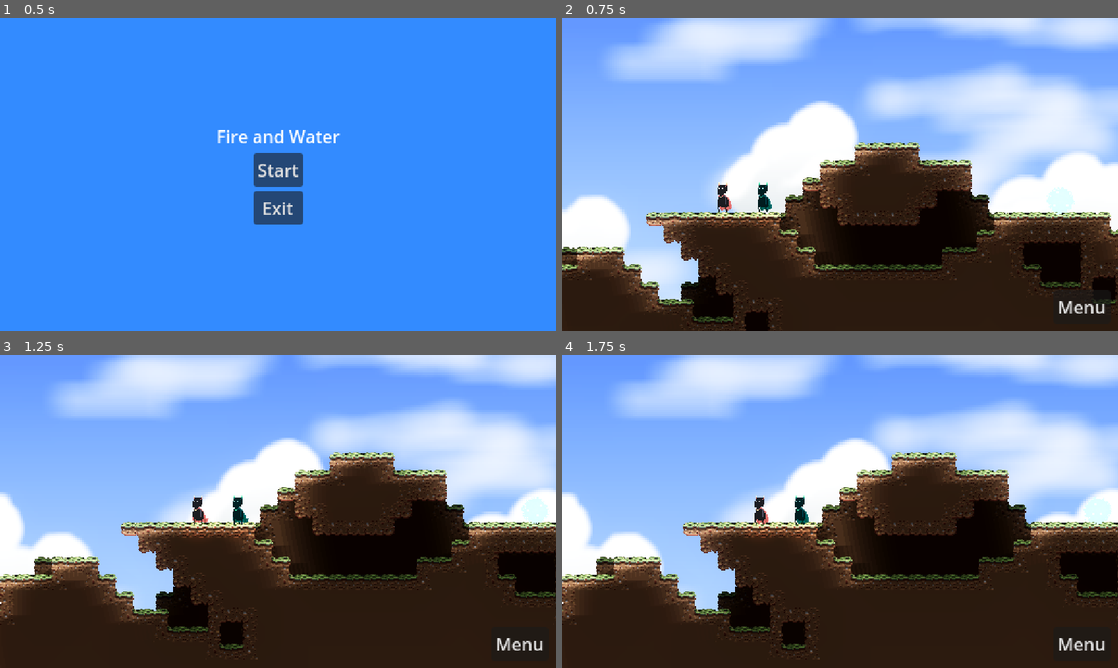
Above: before the commit, frames 1-4 (two rows, left to right).
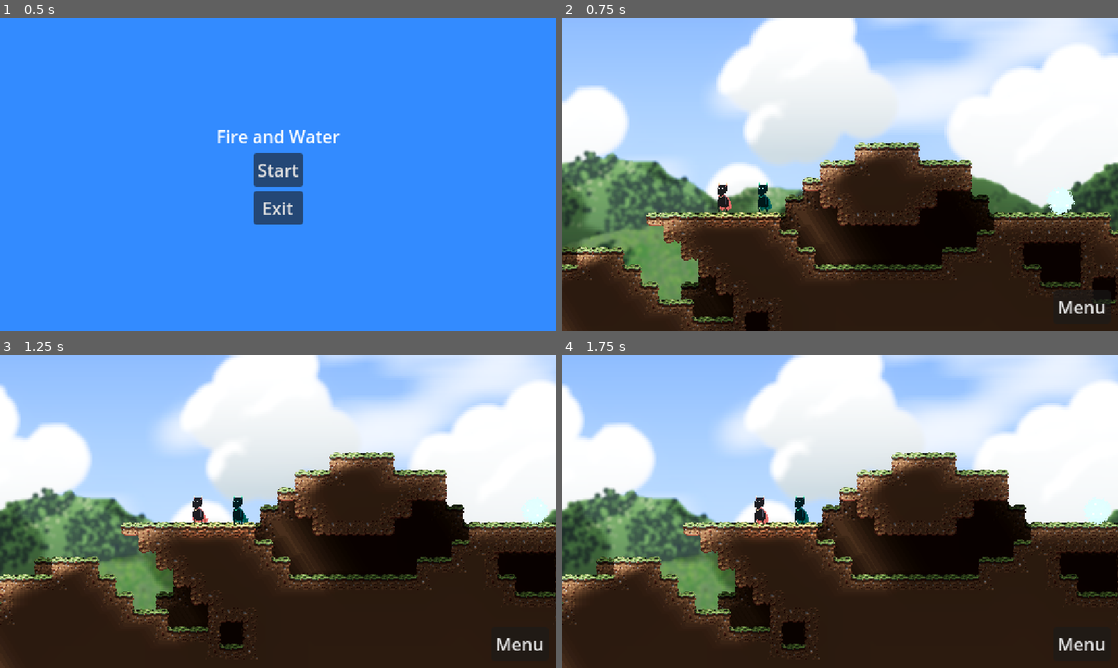
Above: after the commit, the same moments.

Repository: JohannesKoenig/fire-and-water
Game: Godot game, scene res://scenes/menu/main_menu.tscn
The game is run twice, just before and just after one commit, with the same random seed, the same clock (stepped at 60 frames per second) and the same inputs.
Inputs:
- Up to frame 1 (0.5 s): no input
- Up to frame 2 (0.75 s): click "Start" at 0.5 s
- Up to frame 3 (1.25 s): no input
- Up to frame 4 (1.75 s): no input

Frame 1 is identical in both runs. In frame 2, 55% of the frame differs, in the area x 0-100%, y 0-100%; in frame 3, 48%; in frame 4, 48%.

Commit message:
add front hills and cloud shadows

Diff:
--- /dev/null
+++ b/game/resources/clipping_shader.tres
@@ -0,0 +1,242 @@
+[gd_resource type="VisualShader" load_steps=22 format=3 uid="uid://c7wltrh1q100a"]
+
+[sub_resource type="VisualShaderNodeVectorDecompose" id="VisualShaderNodeVectorDecompose_6bne1"]
+default_input_values = [0, Quaternion(0, 0, 0, 0)]
+op_type = 2
+
+[sub_resource type="VisualShaderNodeInput" id="VisualShaderNodeInput_u34oi"]
+input_name = "uv"
+
+[sub_resource type="VisualShaderNodeFloatParameter" id="VisualShaderNodeFloatParameter_5kjth"]
+parameter_name = "AlphaTheshold"
+hint = 1
+default_value_enabled = true
+default_value = 1.0
+
+[sub_resource type="VisualShaderNodeTexture2DParameter" id="VisualShaderNodeTexture2DParameter_6jq2h"]
+parameter_name = "Diffuse"
+texture_type = 1
+color_default = 2
+texture_filter = 2
+
+[sub_resource type="VisualShaderNodeVectorDecompose" id="VisualShaderNodeVectorDecompose_ixvxa"]
+default_input_values = [0, Vector2(0, 0)]
+op_type = 0
+
+[sub_resource type="VisualShaderNodeFloatFunc" id="VisualShaderNodeFloatFunc_266sj"]
+function = 31
+
+[sub_resource type="VisualShaderNodeVectorCompose" id="VisualShaderNodeVectorCompose_cmf4i"]
+
+[sub_resource type="VisualShaderNodeColorParameter" id="VisualShaderNodeColorParameter_20jgx"]
+parameter_name = "ShadowColor"
+default_value_enabled = true
+default_value = Color(0, 0, 0, 1)
+
+[sub_resource type="VisualShaderNodeFloatOp" id="VisualShaderNodeFloatOp_26l1u"]
+operator = 2
+
+[sub_resource type="VisualShaderNodeTexture" id="VisualShaderNodeTexture_0ab3f"]
+source = 5
+
+[sub_resource type="VisualShaderNodeFloatOp" id="VisualShaderNodeFloatOp_fqlrd"]
+operator = 2
+
+[sub_resource type="VisualShaderNodeVectorDecompose" id="VisualShaderNodeVectorDecompose_fsbd3"]
+default_input_values = [0, Quaternion(0, 0, 0, 0)]
+op_type = 2
+
+[sub_resource type="VisualShaderNodeFloatParameter" id="VisualShaderNodeFloatParameter_ma008"]
+parameter_name = "ClippingMaskOffset"
+hint = 1
+default_value_enabled = true
+
+[sub_resource type="VisualShaderNodeVectorDecompose" id="VisualShaderNodeVectorDecompose_j3xpt"]
+default_input_values = [0, Vector2(0, 0)]
+op_type = 0
+
+[sub_resource type="VisualShaderNodeFloatOp" id="VisualShaderNodeFloatOp_qfyye"]
+
+[sub_resource type="VisualShaderNodeVectorCompose" id="VisualShaderNodeVectorCompose_ruifx"]
+op_type = 0
+
+[sub_resource type="VisualShaderNodeTexture2DParameter" id="VisualShaderNodeTexture2DParameter_v8d8k"]
+parameter_name = "ClippingMask"
+qualifier = 2
+texture_type = 1
+color_default = 2
+texture_filter = 2
+texture_repeat = 1
+
+[sub_resource type="VisualShaderNodeTexture" id="VisualShaderNodeTexture_o0dfg"]
+source = 5
+
+[sub_resource type="VisualShaderNodeVectorDecompose" id="VisualShaderNodeVectorDecompose_7qhdw"]
+default_input_values = [0, Quaternion(0, 0, 0, 0)]
+op_type = 2
+
+[sub_resource type="VisualShaderNodeStep" id="VisualShaderNodeStep_4soqc"]
+default_input_values = [0, 1.0, 1, 0.0]
+
+[sub_resource type="VisualShaderNodeVectorOp" id="VisualShaderNodeVectorOp_mkq18"]
+default_input_values = [0, Quaternion(0, 0, 0, 0), 1, Quaternion(0, 0, 0, 0)]
+op_type = 2
+operator = 2
+
+[resource]
+code = "shader_type canvas_item;
+render_mode blend_mix;
+
+uniform vec4 ShadowColor : source_color = vec4(0.000000, 0.000000, 0.000000, 1.000000);
+uniform float ClippingMaskOffset : hint_range(0, 1) = 0;
+uniform sampler2D ClippingMask : source_color, hint_default_transparent, filter_linear, repeat_enable;
+uniform sampler2D Diffuse : source_color, hint_default_transparent, filter_linear;
+uniform float AlphaTheshold : hint_range(0, 1) = 1;
+
+
+
+void fragment() {
+// ColorParameter:18
+	vec4 n_out18p0 = ShadowColor;
+
+
+// FloatParameter:22
+	float n_out22p0 = ClippingMaskOffset;
+
+
+// Input:11
+	vec2 n_out11p0 = UV;
+
+
+// VectorDecompose:23
+	float n_out23p0 = n_out11p0.x;
+	float n_out23p1 = n_out11p0.y;
+
+
+// FloatOp:24
+	float n_out24p0 = n_out22p0 + n_out23p0;
+
+
+// VectorCompose:25
+	vec2 n_out25p0 = vec2(n_out24p0, n_out23p1);
+
+
+	vec4 n_out2p0;
+// Texture2D:2
+	n_out2p0 = texture(ClippingMask, n_out25p0);
+
+
+// VectorDecompose:7
+	float n_out7p0 = n_out2p0.x;
+	float n_out7p1 = n_out2p0.y;
+	float n_out7p2 = n_out2p0.z;
+	float n_out7p3 = n_out2p0.w;
+
+
+// VectorDecompose:15
+	float n_out15p0 = n_out11p0.x;
+	float n_out15p1 = n_out11p0.y;
+
+
+// FloatFunc:16
+	float n_out16p0 = 1.0 - n_out15p1;
+
+
+// VectorCompose:17
+	float n_in17p2 = 0.00000;
+	vec3 n_out17p0 = vec3(n_out15p0, n_out16p0, n_in17p2);
+
+
+	vec4 n_out6p0;
+// Texture2D:6
+	n_out6p0 = texture(Diffuse, vec2(n_out17p0.xy));
+
+
+// FloatParameter:12
+	float n_out12p0 = AlphaTheshold;
+
+
+// Step:8
+	float n_out8p0 = step(n_out12p0, n_out7p3);
+
+
+// VectorOp:9
+	vec4 n_out9p0 = n_out6p0 * vec4(n_out8p0);
+
+
+// VectorDecompose:10
+	float n_out10p0 = n_out9p0.x;
+	float n_out10p1 = n_out9p0.y;
+	float n_out10p2 = n_out9p0.z;
+	float n_out10p3 = n_out9p0.w;
+
+
+// FloatOp:19
+	float n_out19p0 = n_out7p3 * n_out10p3;
+
+
+// VectorDecompose:21
+	float n_out21p0 = n_out18p0.x;
+	float n_out21p1 = n_out18p0.y;
+	float n_out21p2 = n_out18p0.z;
+	float n_out21p3 = n_out18p0.w;
+
+
+// FloatOp:20
+	float n_out20p0 = n_out19p0 * n_out21p3;
+
+
+// Output:0
+	COLOR.rgb = vec3(n_out18p0.xyz);
+	COLOR.a = n_out20p0;
+
+
+}
+"
+graph_offset = Vector2(-304.491, 121.944)
+mode = 1
+flags/light_only = false
+nodes/fragment/0/position = Vector2(1580, 500)
+nodes/fragment/2/node = SubResource("VisualShaderNodeTexture_0ab3f")
+nodes/fragment/2/position = Vector2(-500, 120)
+nodes/fragment/3/node = SubResource("VisualShaderNodeTexture2DParameter_v8d8k")
+nodes/fragment/3/position = Vector2(-1960, -340)
+nodes/fragment/6/node = SubResource("VisualShaderNodeTexture_o0dfg")
+nodes/fragment/6/position = Vector2(-680, 1320)
+nodes/fragment/7/node = SubResource("VisualShaderNodeVectorDecompose_7qhdw")
+nodes/fragment/7/position = Vector2(-80, 340)
+nodes/fragment/8/node = SubResource("VisualShaderNodeStep_4soqc")
+nodes/fragment/8/position = Vector2(-60, 700)
+nodes/fragment/9/node = SubResource("VisualShaderNodeVectorOp_mkq18")
+nodes/fragment/9/position = Vector2(320, 1300)
+nodes/fragment/10/node = SubResource("VisualShaderNodeVectorDecompose_6bne1")
+nodes/fragment/10/position = Vector2(763.957, 1159.16)
+nodes/fragment/11/node = SubResource("VisualShaderNodeInput_u34oi")
+nodes/fragment/11/position = Vector2(-2220, 600)
+nodes/fragment/12/node = SubResource("VisualShaderNodeFloatParameter_5kjth")
+nodes/fragment/12/position = Vector2(-700, 720)
+nodes/fragment/13/node = SubResource("VisualShaderNodeTexture2DParameter_6jq2h")
+nodes/fragment/13/position = Vector2(-1840, 1220)
+nodes/fragment/15/node = SubResource("VisualShaderNodeVectorDecompose_ixvxa")
+nodes/fragment/15/position = Vector2(-1680, 880)
+nodes/fragment/16/node = SubResource("VisualShaderNodeFloatFunc_266sj")
+nodes/fragment/16/position = Vector2(-1360, 1000)
+nodes/fragment/17/node = SubResource("VisualShaderNodeVectorCompose_cmf4i")
+nodes/fragment/17/position = Vector2(-1000, 820)
+nodes/fragment/18/node = SubResource("VisualShaderNodeColorParameter_20jgx")
+nodes/fragment/18/position = Vector2(400, 160)
+nodes/fragment/19/node = SubResource("VisualShaderNodeFloatOp_26l1u")
+nodes/fragment/19/position = Vector2(880, 780)
+nodes/fragment/20/node = SubResource("VisualShaderNodeFloatOp_fqlrd")
+nodes/fragment/20/position = Vector2(1240, 700)
+nodes/fragment/21/node = SubResource("VisualShaderNodeVectorDecompose_fsbd3")
+nodes/fragment/21/position = Vector2(1060, 300)
+nodes/fragment/22/node = SubResource("VisualShaderNodeFloatParameter_ma008")
+nodes/fragment/22/position = Vector2(-1280, -580)
+nodes/fragment/23/node = SubResource("VisualShaderNodeVectorDecompose_j3xpt")
+nodes/fragment/23/position = Vector2(-960, -120)
+nodes/fragment/24/node = SubResource("VisualShaderNodeFloatOp_qfyye")
+nodes/fragment/24/position = Vector2(-540, -460)
+nodes/fragment/25/node = SubResource("VisualShaderNodeVectorCompose_ruifx")
+nodes/fragment/25/position = Vector2(-200, -280)
+nodes/fragment/connections = PackedInt32Array(3, 0, 2, 2, 2, 0, 7, 0, 7, 3, 8, 1, 6, 0, 9, 0, 9, 0, 10, 0, 12, 0, 8, 0, 13, 0, 6, 2, 11, 0, 15, 0, 15, 1, 16, 0, 15, 0, 17, 0, 16, 0, 17, 1, 17, 0, 6, 0, 10, 3, 19, 1, 19, 0, 20, 0, 18, 0, 21, 0, 21, 3, 20, 1, 20, 0, 0, 1, 18, 0, 0, 0, 11, 0, 23, 0, 23, 0, 24, 1, 22, 0, 24, 0, 24, 0, 25, 0, 23, 1, 25, 1, 25, 0, 2, 0, 8, 0, 9, 1, 7, 3, 19, 0)
--- a/game/scenes/levels/level_1.tscn
+++ b/game/scenes/levels/level_1.tscn
@@ -1,10 +1,14 @@
-[gd_scene load_steps=11 format=3 uid="uid://ivxuqnc018vf"]
+[gd_scene load_steps=16 format=3 uid="uid://ivxuqnc018vf"]
 
 [ext_resource type="PackedScene" uid="uid://ej6lgkpbihc7" path="res://scenes/levels/level.tscn" id="1_enqyd"]
 [ext_resource type="Texture2D" uid="uid://c4ujglvswhjqo" path="res://assets/background_clouds.png" id="3_fwgfu"]
 [ext_resource type="Script" path="res://scripts/exit_finish_condition.gd" id="3_mqb13"]
 [ext_resource type="Texture2D" uid="uid://dmxy1mtl45ras" path="res://assets/clouds.png" id="4_aq10i"]
 [ext_resource type="Script" path="res://scripts/auto_scrolling_parallax_layer.gd" id="4_nnft6"]
+[ext_resource type="Texture2D" uid="uid://ptw2gx5qbls5" path="res://assets/hills.png" id="6_brcmh"]
+[ext_resource type="Script" path="res://scripts/cloud_shadow_parallax_layer.gd" id="7_7q0ir"]
+[ext_resource type="Shader" uid="uid://c7wltrh1q100a" path="res://resources/clipping_shader.tres" id="8_vnib5"]
+[ext_resource type="Texture2D" uid="uid://y6n0b3aemigf" path="res://assets/front_hills.png" id="9_7fr1m"]
 
 [sub_resource type="RectangleShape2D" id="RectangleShape2D_4w0u3"]
 size = Vector2(2246, 20)
@@ -25,6 +29,15 @@
 
 [sub_resource type="CanvasItemMaterial" id="CanvasItemMaterial_k4aoy"]
 light_mode = 1
+
+[sub_resource type="ShaderMaterial" id="ShaderMaterial_guxgk"]
+resource_local_to_scene = true
+shader = ExtResource("8_vnib5")
+shader_parameter/ShadowColor = Color(0, 0, 0, 0.152941)
+shader_parameter/ClippingMaskOffset = 0.0
+shader_parameter/AlphaTheshold = 0.024
+shader_parameter/ClippingMask = ExtResource("6_brcmh")
+shader_parameter/Diffuse = ExtResource("4_aq10i")
 
 [node name="Level 1" instance=ExtResource("1_enqyd")]
 level_name = "Level 1"
@@ -53,7 +66,10 @@
 
 [node name="DirectionalLightShadows" parent="." index="7"]
 position = Vector2(2.08165e-12, 2.08165e-12)
-skew = -0.298451
+rotation = 3.48787e-16
+skew = -0.558505
+range_item_cull_mask = 3
+shadow_item_cull_mask = 3
 
 [node name="DecorTileMap" parent="." index="8"]
 layer_0/modulate = Color(0.482353, 0.482353, 0.482353, 1)
@@ -71,15 +87,15 @@
 [node name="Exit" parent="." index="11"]
 position = Vector2(400, 199)
 
-[node name="ParallaxLayer" type="ParallaxLayer" parent="ParallaxBackground" index="0"]
+[node name="Sky" type="ParallaxLayer" parent="ParallaxBackground" index="0"]
 motion_offset = Vector2(2.08165e-12, 2.08165e-12)
 motion_mirroring = Vector2(2048, 2.08165e-12)
 
-[node name="TextureRect" type="TextureRect" parent="ParallaxBackground/ParallaxLayer" index="0"]
+[node name="TextureRect" type="TextureRect" parent="ParallaxBackground/Sky" index="0"]
 material = SubResource("CanvasItemMaterial_xwa4a")
-offset_top = -222.0
+offset_top = -338.0
 offset_right = 2048.0
-offset_bottom = 930.0
+offset_bottom = 814.0
 texture = SubResource("GradientTexture2D_jt7sp")
 
 [node name="BackgroundClouds" type="ParallaxLayer" parent="ParallaxBackground" index="1"]
@@ -87,10 +103,11 @@
 motion_mirroring = Vector2(1024, 2.08165e-12)
 
 [node name="TextureRect" type="TextureRect" parent="ParallaxBackground/BackgroundClouds" index="0"]
+texture_filter = 2
 material = SubResource("CanvasItemMaterial_k4aoy")
-offset_top = -140.0
+offset_top = -225.0
 offset_right = 1024.0
-offset_bottom = 436.0
+offset_bottom = 351.0
 texture = ExtResource("3_fwgfu")
 stretch_mode = 1
 
@@ -98,18 +115,83 @@
 motion_scale = Vector2(0.6, 0.6)
 motion_mirroring = Vector2(1024, 2.08165e-12)
 script = ExtResource("4_nnft6")
-velocity = Vector2(10, 2.08165e-12)
+velocity = Vector2(4, 2.08165e-12)
 
 [node name="TextureRect" type="TextureRect" parent="ParallaxBackground/Clouds" index="0"]
+texture_filter = 2
 material = SubResource("CanvasItemMaterial_k4aoy")
 offset_left = 2.0
-offset_top = -140.0
+offset_top = -240.0
 offset_right = 1026.0
-offset_bottom = 436.0
+offset_bottom = 336.0
 texture = ExtResource("4_aq10i")
 stretch_mode = 1
 
-[node name="Foliage" type="ParallaxLayer" parent="ParallaxBackground" index="3"]
+[node name="Hills" type="ParallaxLayer" parent="ParallaxBackground" index="3"]
+light_mask = 2
+motion_scale = Vector2(0.5, 0.8)
+motion_mirroring = Vector2(1024, 2.08165e-12)
+
+[node name="TextureRect" type="TextureRect" parent="ParallaxBackground/Hills" index="0"]
+modulate = Color(0.741176, 0.835294, 0.905882, 1)
+light_mask = 2
+offset_top = -19.0
+offset_right = 1060.0
+offset_bottom = 557.0
+texture = ExtResource("6_brcmh")
+stretch_mode = 1
+
+[node name="CloudShadows" type="ParallaxLayer" parent="ParallaxBackground" index="4"]
+motion_scale = Vector2(0.5, 0.8)
+motion_mirroring = Vector2(1024, 2.08165e-12)
+script = ExtResource("7_7q0ir")
+clipping_mask_width = 1024
+clipping_mask = ExtResource("6_brcmh")
+velocity = Vector2(4, 2.08165e-12)
+
+[node name="TextureRect" type="TextureRect" parent="ParallaxBackground/CloudShadows" index="0"]
+texture_filter = 1
+material = SubResource("ShaderMaterial_guxgk")
+offset_top = -18.0
+offset_right = 1024.0
+offset_bottom = 558.0
+texture = ExtResource("4_aq10i")
+stretch_mode = 1
+
+[node name="FrontHills" type="ParallaxLayer" parent="ParallaxBackground" index="5"]
+light_mask = 2
+motion_scale = Vector2(0.4, 0.6)
+motion_mirroring = Vector2(1024, 2.08165e-12)
+
+[node name="TextureRect" type="TextureRect" parent="ParallaxBackground/FrontHills" index="0"]
+modulate = Color(0.501961, 0.635294, 0.654902, 1)
+light_mask = 2
+offset_left = 2.0
+offset_top = 21.0
+offset_right = 1062.0
+offset_bottom = 597.0
+texture = ExtResource("9_7fr1m")
+stretch_mode = 1
+
+[node name="FrontCloudShadows" type="ParallaxLayer" parent="ParallaxBackground" index="6"]
+motion_scale = Vector2(0.4, 0.8)
+motion_mirroring = Vector2(1024, 2.08165e-12)
+script = ExtResource("7_7q0ir")
+clipping_mask_width = 1024
+clipping_mask = ExtResource("9_7fr1m")
+velocity = Vector2(4, 2.08165e-12)
+
+[node name="TextureRect" type="TextureRect" parent="ParallaxBackground/FrontCloudShadows" index="0"]
+texture_filter = 1
+material = SubResource("ShaderMaterial_guxgk")
+offset_left = 2.0
+offset_top = 20.0
+offset_right = 1026.0
+offset_bottom = 596.0
+texture = ExtResource("4_aq10i")
+stretch_mode = 1
+
+[node name="Foliage" type="ParallaxLayer" parent="ParallaxBackground" index="7"]
 
 [node name="TextureRect" type="TextureRect" parent="ParallaxBackground/Foliage" index="0"]
 offset_right = 40.0
--- a/game/scenes/levels/level_3.tscn
+++ b/game/scenes/levels/level_3.tscn
@@ -24,9 +24,6 @@
 
 [node name="Placeholder" parent="." index="3"]
 text = "Level 3"
-
-[node name="Exit" parent="." index="4"]
-position = Vector2(384, 150)
 
 [node name="CollisionShape2D" type="CollisionShape2D" parent="KillZone" index="0"]
 position = Vector2(195, 438)
@@ -55,6 +52,9 @@
 z_index = -1
 position = Vector2(200, 240)
 
+[node name="Exit" parent="." index="17"]
+position = Vector2(384, 150)
+
 [connection signal="button_active" from="Button" to="SignalOrCombination" method="on_signal"]
 [connection signal="button_inactive" from="Button" to="SignalOrCombination" method="off_signal"]
 [connection signal="button_active" from="Button2" to="SignalOrCombination" method="on_signal"]
--- a/game/scenes/levels/level_4.tscn
+++ b/game/scenes/levels/level_4.tscn
@@ -28,9 +28,6 @@
 [node name="Placeholder" parent="." index="3"]
 text = "Level 4"
 
-[node name="Exit" parent="." index="4"]
-position = Vector2(574, 86)
-
 [node name="CollisionShape2D" type="CollisionShape2D" parent="KillZone" index="0"]
 position = Vector2(304, 423)
 shape = SubResource("RectangleShape2D_5eukd")
@@ -47,3 +44,6 @@
 z_index = 3
 position = Vector2(195, 164)
 path = NodePath("../Path2D")
+
+[node name="Exit" parent="." index="13"]
+position = Vector2(574, 86)
--- /dev/null
+++ b/game/scripts/cloud_shadow_parallax_layer.gd
@@ -0,0 +1,15 @@
+class_name CloudShadowParallaxLayer extends AutoScrollingParallaxLayer
+
+@export var clipping_mask_width: int
+@export var clipping_mask: Texture
+@onready var texture_rect = $TextureRect
+
+func _ready():
+	texture_rect.material = texture_rect.material.duplicate()
+	texture_rect.material.set_shader_parameter("ClippingMask", clipping_mask)
+
+# Called every frame. 'delta' is the elapsed time since the previous frame.
+func _process(delta):
+	super(delta)
+	var percentage_x_offset = motion_offset.x / clipping_mask_width
+	texture_rect.material.set_shader_parameter("ClippingMaskOffset", percentage_x_offset)
Binary file added: game/assets/front_hills.png
Not shown, added: game/assets/front_hills.png.import
Binary file added: game/assets/hill.png
Not shown, added: game/assets/hill.png.import
Binary file added: game/assets/hills.png
Not shown, added: game/assets/hills.png.import
Binary file added: game/assets/hills_normal.png
Not shown, added: game/assets/hills_normal.png.import
Not shown, added: asset_projects/aseprite/front_hills.aseprite
Not shown, added: asset_projects/aseprite/hills.aseprite
